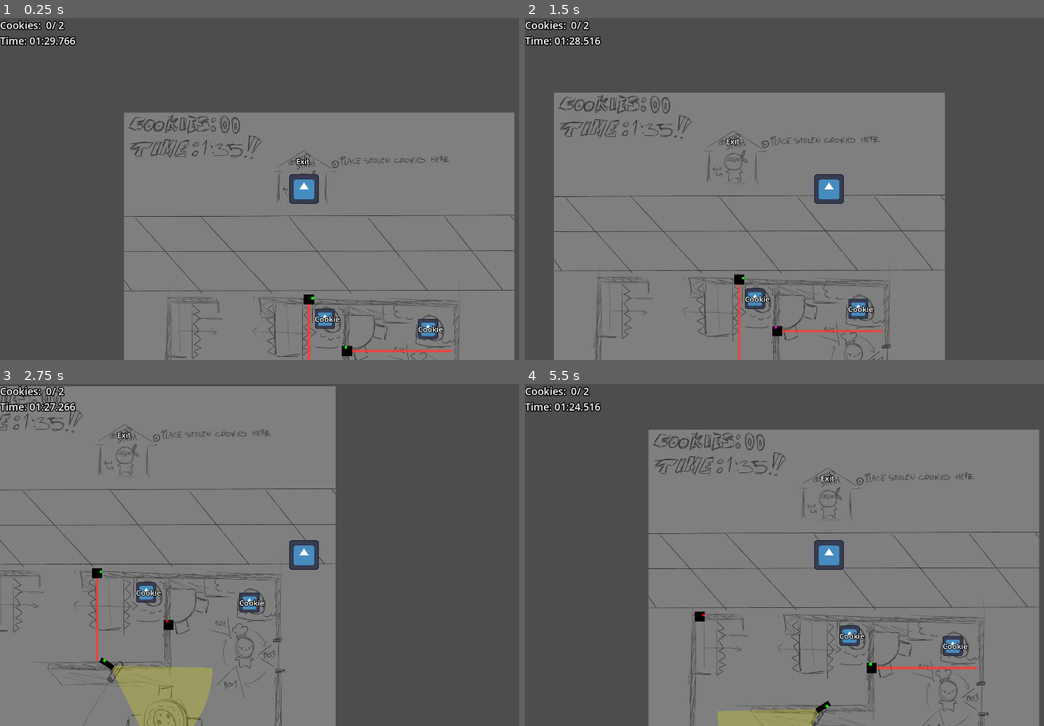
Above: before the commit, frames 1-4 (two rows, left to right).
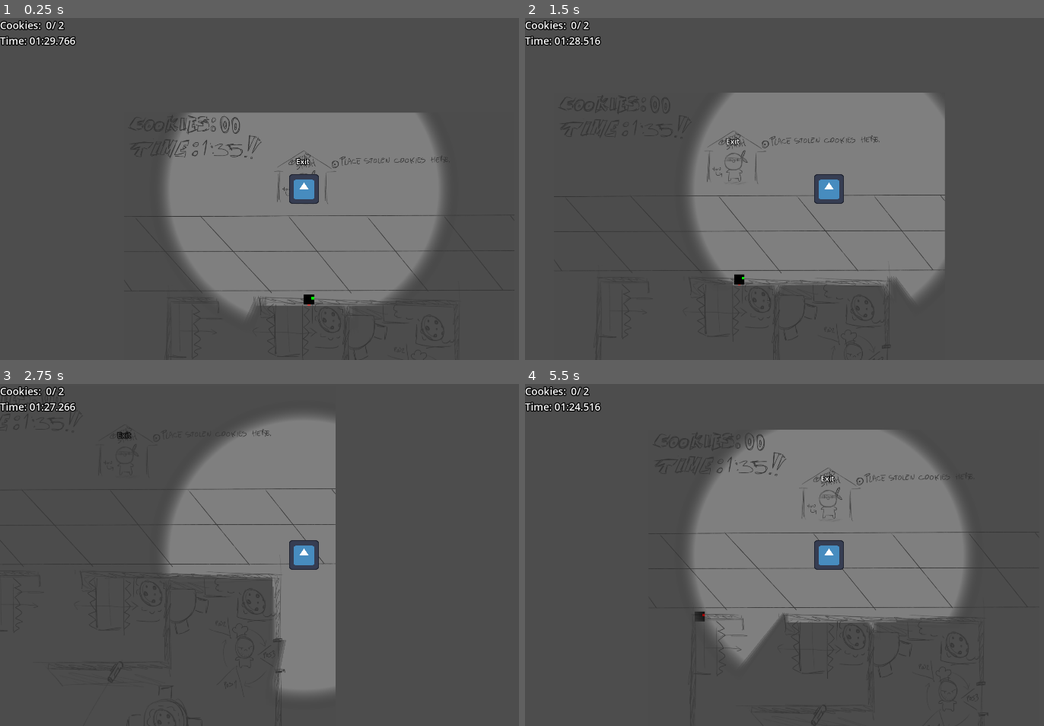
Above: after the commit, the same moments.

Repository: Fan-Dev1/BrackeysGameJam
Game: Godot game, scene res://levels/level_01.tscn
Two runs of this game, one before a commit and one after it. Both use one fixed random seed, a clock stepped at 60 frames per second and the inputs below. The engine's default icon, where the game draws it, is replaced by a stand-in: a white triangle on a blue panel in a dark square.
Inputs:
- Up to frame 1 (0.25 s): no input
- Up to frame 2 (1.5 s): hold D (move_right) 0.53-1.28 s; hold S (move_down) from 1.28 s (still down)
- Up to frame 3 (2.75 s): release S (move_down) at 2.03 s; hold D (move_right) from 2.03 s (still down)
- Up to frame 4 (5.5 s): release D (move_right) at 2.78 s; hold W (move_up) 2.78-3.53 s; hold A (move_left) 3.53-5.03 s; hold S (move_down) from 5.03 s (still down)

The runs differ from the first frame. In frame 1, 26% of the frame differs, in the area x 23-100%, y 27-100%; in frame 2, 31%; in frame 3, 45%, in the area x 0-65%, y 0-100%; in frame 4, 37%.

Commit message:
Hide guards, camera, detection_beams in shadow

Diff:
--- a/core/cookie_stash/cookie_stash.tscn
+++ b/core/cookie_stash/cookie_stash.tscn
@@ -16,7 +16,7 @@
 collision_mask = 2
 script = ExtResource("1_lrudw")
 
-[node name="Sprite2D" type="Sprite2D" parent="."]
+[node name="Sprite2D" type="Sprite2D" parent="." groups=["masked_by_player_vision"]]
 scale = Vector2(0.5, 0.5)
 texture = ExtResource("2_o1a7e")
 
@@ -24,7 +24,7 @@
 shape = SubResource("CircleShape2D_tinl6")
 debug_color = Color(0.544179, 0.566014, 1.92523e-07, 0.42)
 
-[node name="Label" type="Label" parent="."]
+[node name="Label" type="Label" parent="." groups=["masked_by_player_vision"]]
 offset_left = -32.0
 offset_top = -16.0
 offset_right = 39.0
--- a/core/detection_beam/detection_beam.tscn
+++ b/core/detection_beam/detection_beam.tscn
@@ -16,13 +16,13 @@
 wait_time = 4.0
 one_shot = true
 
-[node name="LazerRect" type="ColorRect" parent="."]
+[node name="LazerRect" type="ColorRect" parent="." groups=["masked_by_player_vision"]]
 offset_left = -32.0
 offset_top = -16.0
 offset_bottom = 16.0
 color = Color(0, 0, 0, 1)
 
-[node name="LazerStateRect" type="ColorRect" parent="." node_paths=PackedStringArray("timer")]
+[node name="LazerStateRect" type="ColorRect" parent="." node_paths=PackedStringArray("timer") groups=["masked_by_player_vision"]]
 offset_left = -24.0
 offset_top = -16.0
 offset_right = -16.0
@@ -31,7 +31,7 @@
 script = ExtResource("2_lgpul")
 timer = NodePath("../BlinkTimer")
 
-[node name="BeamLine2D" type="Line2D" parent="."]
+[node name="BeamLine2D" type="Line2D" parent="." groups=["masked_by_player_vision"]]
 unique_name_in_owner = true
 points = PackedVector2Array(0, 0, 200, 0)
 width = 8.0
--- a/core/security_camera/security_camera.tscn
+++ b/core/security_camera/security_camera.tscn
@@ -33,7 +33,7 @@
 collision_layer = 0
 collision_mask = 2
 
-[node name="CameraSprite2D" type="ColorRect" parent="CameraArea2D"]
+[node name="CameraSprite2D" type="ColorRect" parent="CameraArea2D" groups=["masked_by_player_vision"]]
 offset_left = -48.0
 offset_top = -8.0
 offset_right = -46.0
@@ -41,7 +41,7 @@
 scale = Vector2(24, 16.5)
 color = Color(0, 0, 0, 1)
 
-[node name="StatusColorRect" type="ColorRect" parent="CameraArea2D"]
+[node name="StatusColorRect" type="ColorRect" parent="CameraArea2D" groups=["masked_by_player_vision"]]
 unique_name_in_owner = true
 offset_left = -40.0
 offset_top = -8.0
@@ -53,7 +53,7 @@
 visible = false
 polygon = PackedVector2Array(0, -8, 236.513, -97.967, 242.414, -82.2885, 247.277, -66.2577, 251.081, -49.9431, 253.81, -33.4147, 255.452, -16.7432, 256, -2.13163e-14, 255.452, 16.7432, 253.81, 33.4147, 251.081, 49.9431, 247.277, 66.2577, 242.414, 82.2885, 236.513, 97.967, 0, 8)
 
-[node name="CameraFov" type="Polygon2D" parent="CameraArea2D"]
+[node name="CameraFov" type="Polygon2D" parent="CameraArea2D" groups=["masked_by_player_vision"]]
 unique_name_in_owner = true
 color = Color(1, 1, 0, 0.235294)
 polygon = PackedVector2Array(0, -8, 236.513, -97.967, 242.414, -82.2885, 247.277, -66.2577, 251.081, -49.9431, 253.81, -33.4147, 255.452, -16.7432, 256, -2.13163e-14, 255.452, 16.7432, 253.81, 33.4147, 251.081, 49.9431, 247.277, 66.2577, 242.414, 82.2885, 236.513, 97.967, 0, 8)
--- a/levels/base_level.gd
+++ b/levels/base_level.gd
@@ -1,5 +1,7 @@
 class_name Level
 extends Node2D
+
+@export var masked_by_player_vision_material: Material
 
 @onready var player: Player = $Player
 @onready var level_timer: Timer = $LevelTimer
@@ -18,6 +20,10 @@
 	cookies_label.text = "Cookies: %2d/%2d" % [collected_cookie_count, available_cookie_count]
 	timeout_panel.visible = false
 	level_complete_panel.visible = false
+	for node in get_tree().get_nodes_in_group("masked_by_player_vision"):
+		if node is CanvasItem:
+			node.light_mask = 2
+			node.material = masked_by_player_vision_material
 
 
 func _process(delta: float) -> void:
--- a/levels/base_level.tscn
+++ b/levels/base_level.tscn
@@ -1,7 +1,10 @@
-[gd_scene load_steps=8 format=3 uid="uid://dptqv0l043tyw"]
+[gd_scene load_steps=11 format=3 uid="uid://dptqv0l043tyw"]
 
 [ext_resource type="Script" uid="uid://bnfs5pldu2cd0" path="res://levels/base_level.gd" id="1_ew5uy"]
 [ext_resource type="PackedScene" uid="uid://dhd35o5m5lhrq" path="res://player/player.tscn" id="2_63c5o"]
+
+[sub_resource type="CanvasItemMaterial" id="CanvasItemMaterial_ew5uy"]
+light_mode = 2
 
 [sub_resource type="RectangleShape2D" id="RectangleShape2D_x0wso"]
 size = Vector2(193, 185)
@@ -10,6 +13,18 @@
 font_size = 24
 outline_size = 8
 outline_color = Color(0, 0, 0, 1)
+
+[sub_resource type="Gradient" id="Gradient_ew5uy"]
+offsets = PackedFloat32Array(0.864943, 1)
+colors = PackedColorArray(1, 1, 1, 1, 0, 0, 0, 0)
+
+[sub_resource type="GradientTexture2D" id="GradientTexture2D_63c5o"]
+gradient = SubResource("Gradient_ew5uy")
+width = 1080
+height = 1080
+fill = 1
+fill_from = Vector2(0.5, 0.5)
+fill_to = Vector2(0.850427, 0.211538)
 
 [sub_resource type="LabelSettings" id="LabelSettings_ew5uy"]
 font_size = 32
@@ -28,6 +43,10 @@
 
 [node name="BaseLevel" type="Node2D"]
 script = ExtResource("1_ew5uy")
+masked_by_player_vision_material = SubResource("CanvasItemMaterial_ew5uy")
+
+[node name="CanvasModulate" type="CanvasModulate" parent="."]
+color = Color(0.31802, 0.31802, 0.31802, 1)
 
 [node name="LevelTimer" type="Timer" parent="."]
 wait_time = 120.0
@@ -55,6 +74,16 @@
 
 [node name="Player" parent="." instance=ExtResource("2_63c5o")]
 position = Vector2(288, 128)
+metadata/_edit_group_ = true
+
+[node name="VisionPointLight2D" type="PointLight2D" parent="Player"]
+blend_mode = 2
+range_item_cull_mask = 3
+shadow_enabled = true
+shadow_filter = 1
+shadow_filter_smooth = 5.0
+shadow_item_cull_mask = 3
+texture = SubResource("GradientTexture2D_63c5o")
 
 [node name="CanvasLayer" type="CanvasLayer" parent="."]
 
--- a/levels/level_01.tscn
+++ b/levels/level_01.tscn
@@ -27,6 +27,14 @@
 
 [sub_resource type="RectangleShape2D" id="RectangleShape2D_cg8v6"]
 size = Vector2(916.563, 26)
+
+[sub_resource type="OccluderPolygon2D" id="OccluderPolygon2D_q7ibo"]
+cull_mode = 2
+polygon = PackedVector2Array(440, 592, 1072, 592, 1072, 816, 1040, 816, 1040, 624, 728, 624, 728, 912, 328, 912, 328, 872, 696, 872, 696, 624, 440, 624)
+
+[sub_resource type="OccluderPolygon2D" id="OccluderPolygon2D_cg8v6"]
+cull_mode = 2
+polygon = PackedVector2Array(168, 600, 168, 1080, 1040, 1088, 1040, 928, 1072, 928, 1072, 1128, 136, 1120, 136, 600)
 
 [sub_resource type="Animation" id="Animation_cg8v6"]
 length = 0.001
@@ -90,20 +98,8 @@
 texture = ExtResource("2_mckh2")
 metadata/_edit_lock_ = true
 
-[node name="LevelTimer" parent="." index="1"]
+[node name="LevelTimer" parent="." index="2"]
 wait_time = 90.0
-
-[node name="ExitArea" parent="." index="2"]
-position = Vector2(520, 232)
-
-[node name="CollisionShape2D" parent="ExitArea" index="0"]
-position = Vector2(55.5, -12.5)
-
-[node name="Label" parent="ExitArea" index="1"]
-offset_left = -16.0
-offset_top = -80.0
-offset_right = 122.0
-offset_bottom = -35.0
 
 [node name="HouseWalls" type="StaticBody2D" parent="." index="3"]
 metadata/_edit_lock_ = true
@@ -136,6 +132,14 @@
 position = Vector2(605.719, 1104)
 shape = SubResource("RectangleShape2D_cg8v6")
 
+[node name="LightOccluder2D" type="LightOccluder2D" parent="HouseWalls" index="7"]
+modulate = Color(1, 1, 1, 0)
+occluder = SubResource("OccluderPolygon2D_q7ibo")
+
+[node name="LightOccluder2D2" type="LightOccluder2D" parent="HouseWalls" index="8"]
+modulate = Color(1, 1, 1, 0)
+occluder = SubResource("OccluderPolygon2D_cg8v6")
+
 [node name="CookieStash1" parent="." index="4" instance=ExtResource("3_81a5f")]
 position = Vector2(968, 698)
 
@@ -167,5 +171,17 @@
 right_limit = 3.14159
 camera_positions = Array[ExtResource("5_mllcm")]([SubResource("Resource_mllcm"), SubResource("Resource_q7ibo")])
 
-[node name="Player" parent="." index="9"]
+[node name="ExitArea" parent="." index="9"]
+position = Vector2(520, 232)
+
+[node name="CollisionShape2D" parent="ExitArea" index="0"]
+position = Vector2(55.5, -12.5)
+
+[node name="Label" parent="ExitArea" index="1"]
+offset_left = -16.0
+offset_top = -80.0
+offset_right = 122.0
+offset_bottom = -35.0
+
+[node name="Player" parent="." index="10"]
 position = Vector2(576, 256)
--- a/project.godot
+++ b/project.godot
@@ -38,6 +38,7 @@
 
 player=""
 cookie_stash=""
+masked_by_player_vision=""
 
 [input]
 
@@ -64,6 +65,7 @@
 
 [layer_names]
 
+2d_render/layer_2="player_vision"
 2d_physics/layer_1="envoirment"
 2d_physics/layer_2="player"
 2d_physics/layer_3="cookies"
Not shown: 1 places in levels/level_01.tscn that only renumber resources
